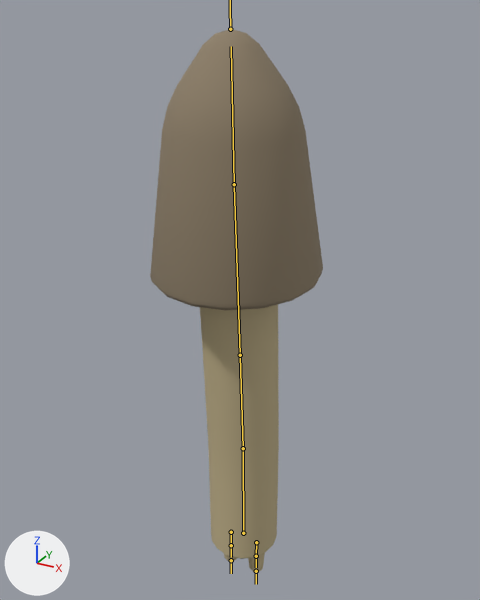
What one commit did to the Blender file assets/models/enemies/charge_enemy/ram_enemy.blend.
Both versions are drawn from a camera (50 mm lens) standing at (1.34, -2.48, 2.83) and looking at (-0.04, 0.04, 1.57). The lights are fixed; the arrows at lower left show +X, +Y and +Z. Both versions are drawn at frame 1 of the action 'RamStart'; the numbers are the values there. The bones that bend it are drawn over the model as lines.

In view in the first picture: 'Body'.
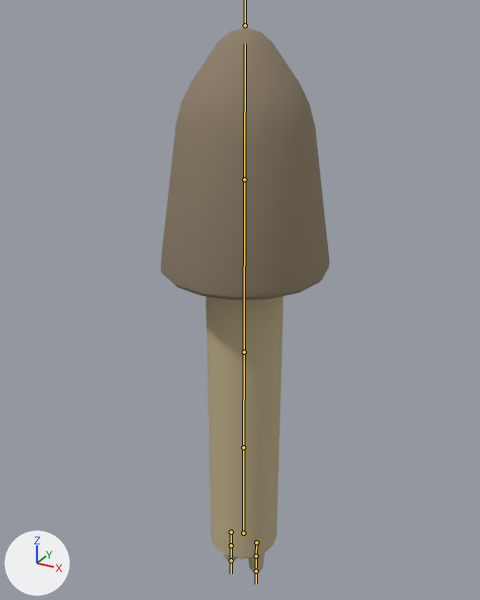
The edits, one by one:
Bone 'IKBody' (bone_ikbody) moves from (0.0, -0.011, -0.115) to (0.0, 0.0, 0.0).
Bone 'IKBody' (bone_ikbody) turns from (-2, 0, 0) to (0, 0, 0) degrees about its own x, y and z.

Where the change shows, as pixel boxes [x1, y1, x2, y2] in the pictures (480 x 600 px):
'Body', posed: before [150, 29, 323, 559]; after [161, 27, 330, 559]
